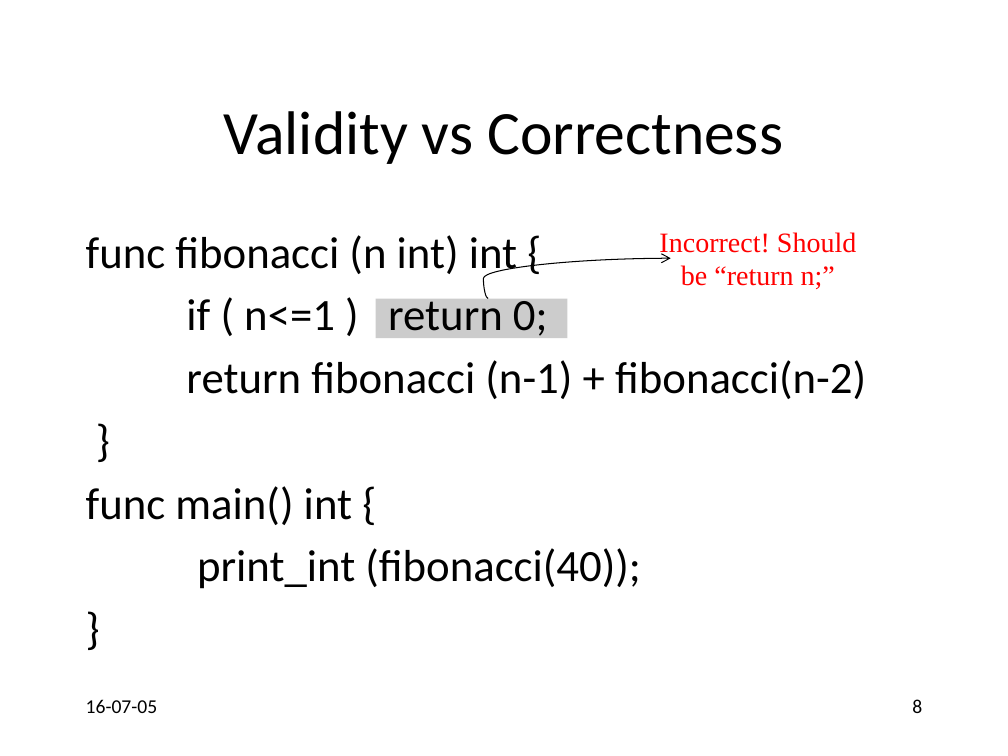
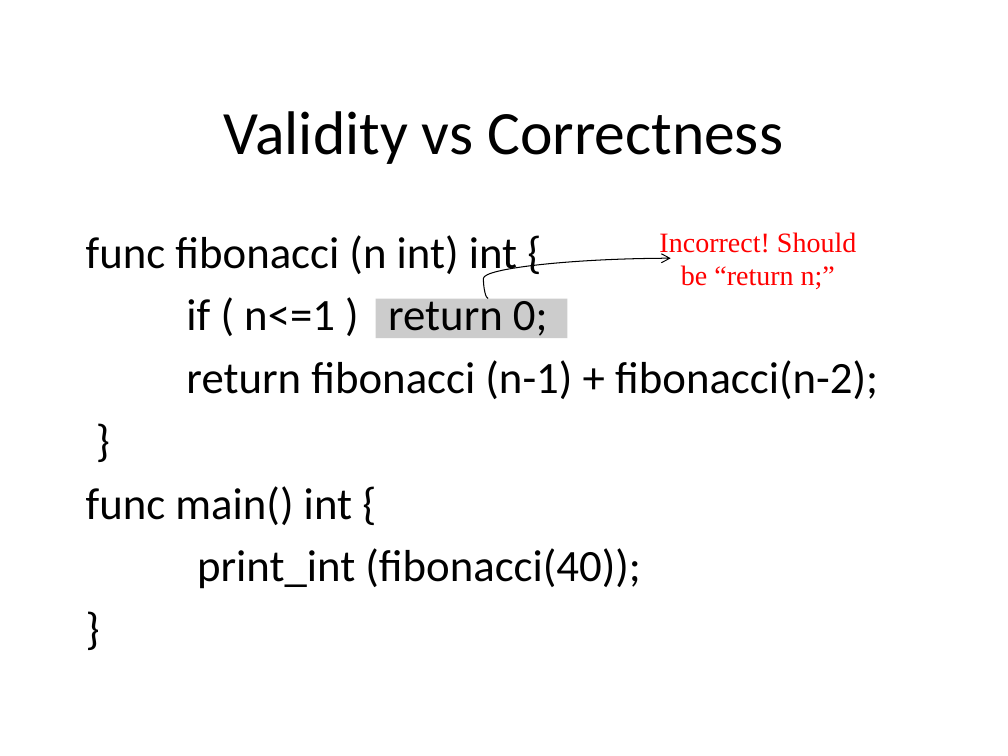
Before and after one commit to anoopsarkar/compilers-class, a slide deck: slide 8 of assets/ppt/codegen/semantics.pptx. Drawn at 1008x756 pixels with LibreOffice and Linux fonts; fonts in the diff are those of the drawing. Boxes give left, top, right and bottom in pixels: in the first picture for what was removed or moved away, otherwise in the second. Text is boxed around its words. In the diff, an @@ line names an element or a change of style, - is before the commit and + after.

```diff
--- a/assets/ppt/codegen/semantics.pptx
+++ b/assets/ppt/codegen/semantics.pptx
@@ text at bbox=[186, 360, 878, 399]: text changed @@
-return fibonacci (n-1) + fibonacci(n-2)
+return fibonacci (n-1) + fibonacci(n-2);
@@ text removed at bbox=[86, 699, 158, 713] @@
-16-07-05
@@ page number removed at bbox=[912, 699, 922, 713] @@
-8
```
Also in this commit, not shown: 112 other slides changed, 5 other files.
